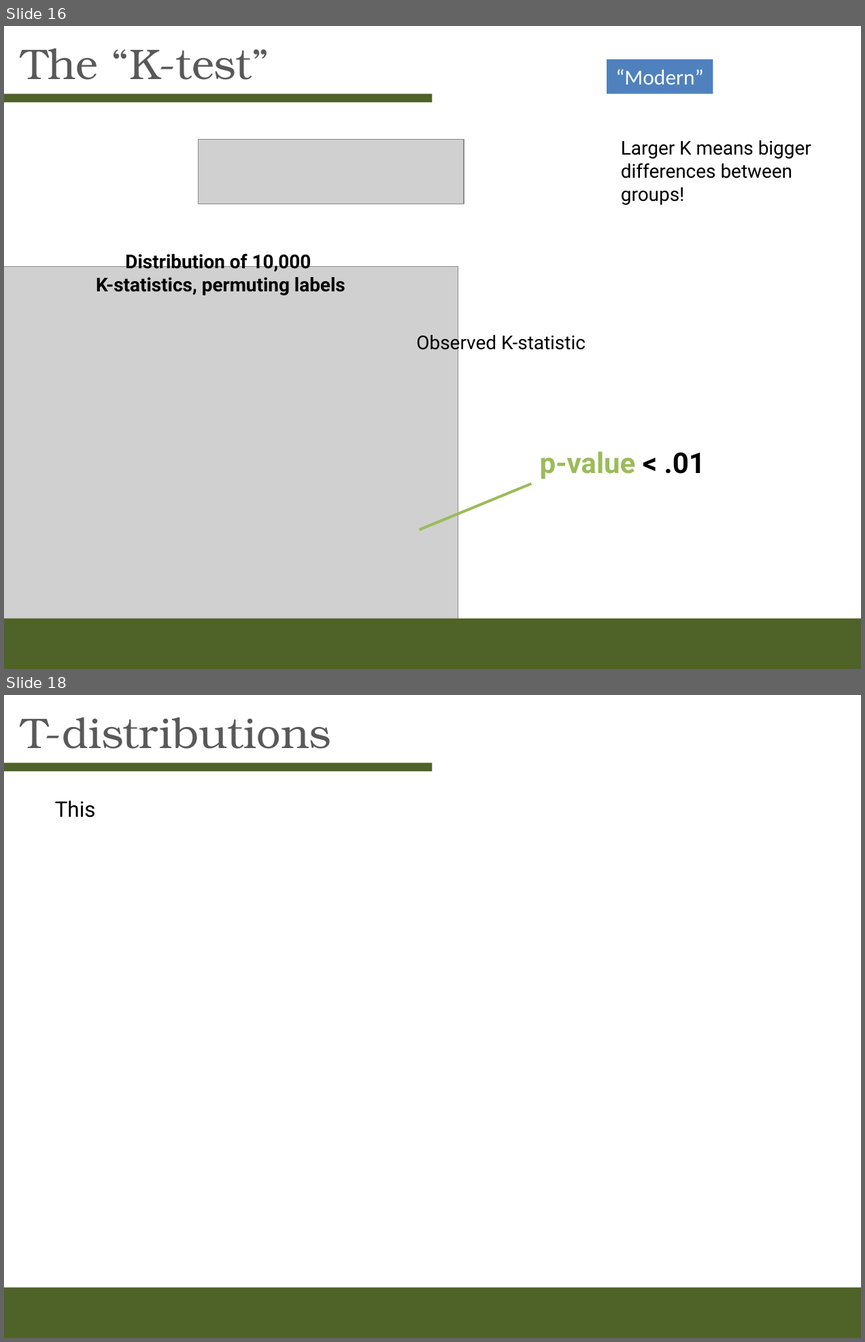
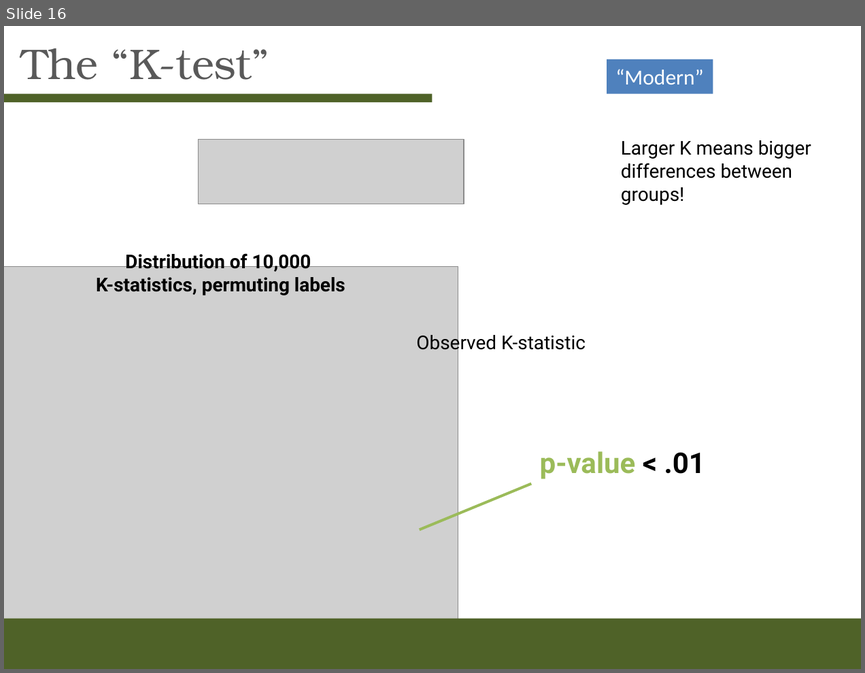
Before and after one commit to kstreet13/mcb293s, a slide deck: Week-4/Week4slides.pptx. Shown one above the other, each under a label of ours: slides 16 and 18 before the commit, slide 16 after it; the slides between them are not shown. The pictures are 865x1342 and 865x673 pixels, drawn with LibreOffice and Linux fonts; fonts in the diff are those of the drawing; grey boxes stand for pictures. Boxes give left, top, right and bottom in pixels: in the first picture for what was removed or moved away, otherwise in the second. Text is boxed around its words. In the diff, an @@ line names an element or a change of style, - is before the commit and + after.

```diff
--- a/Week-4/Week4slides.pptx
+++ b/Week-4/Week4slides.pptx
@@ slide 18 removed at (x1=4, y1=695, x2=861, y2=1338), background #FFFFFF @@
@@ title removed at (x1=21, y1=717, x2=331, y2=749) @@
-T-distributions
@@ rectangle removed at (x1=4, y1=763, x2=432, y2=771) @@
@@ text removed at (x1=55, y1=800, x2=96, y2=817) @@
-This
@@ rectangle removed at (x1=4, y1=1287, x2=861, y2=1338) @@
```
Also in this commit, not shown: 1 slide changed, 10 other slides removed, 1 other file.
